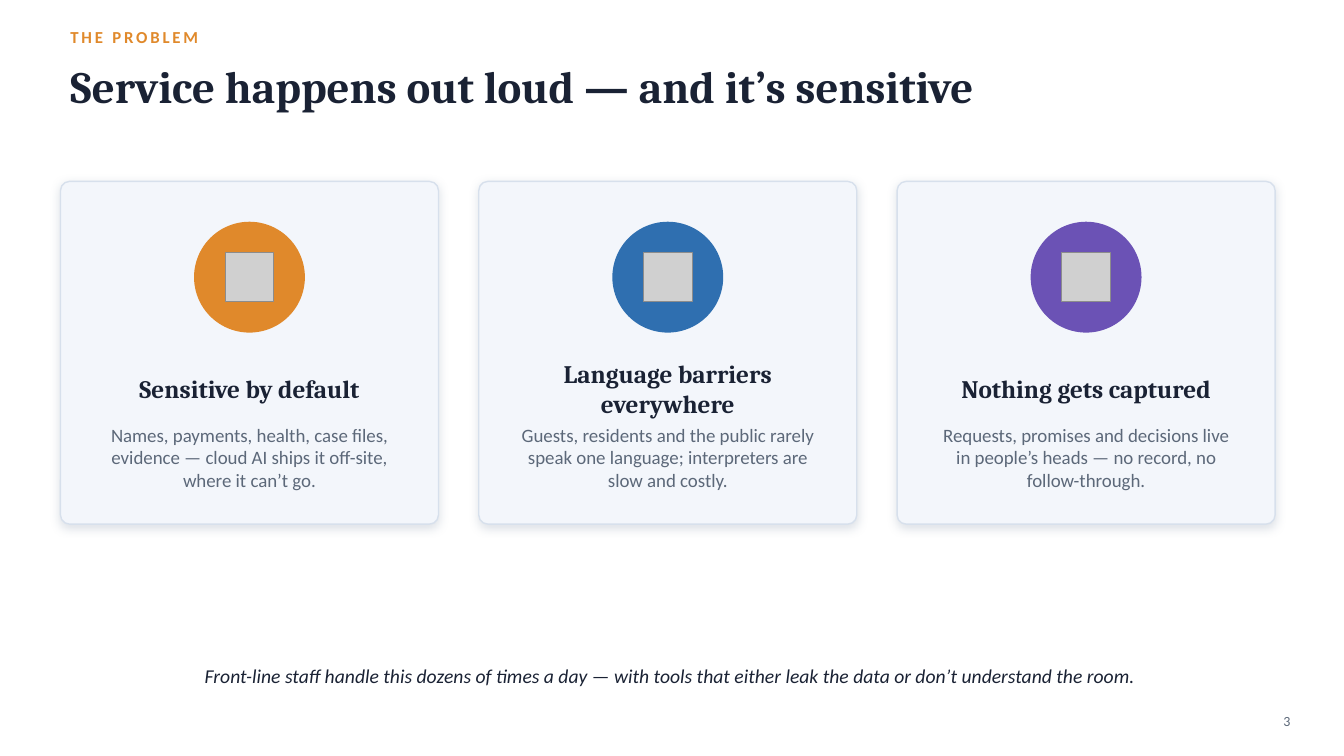
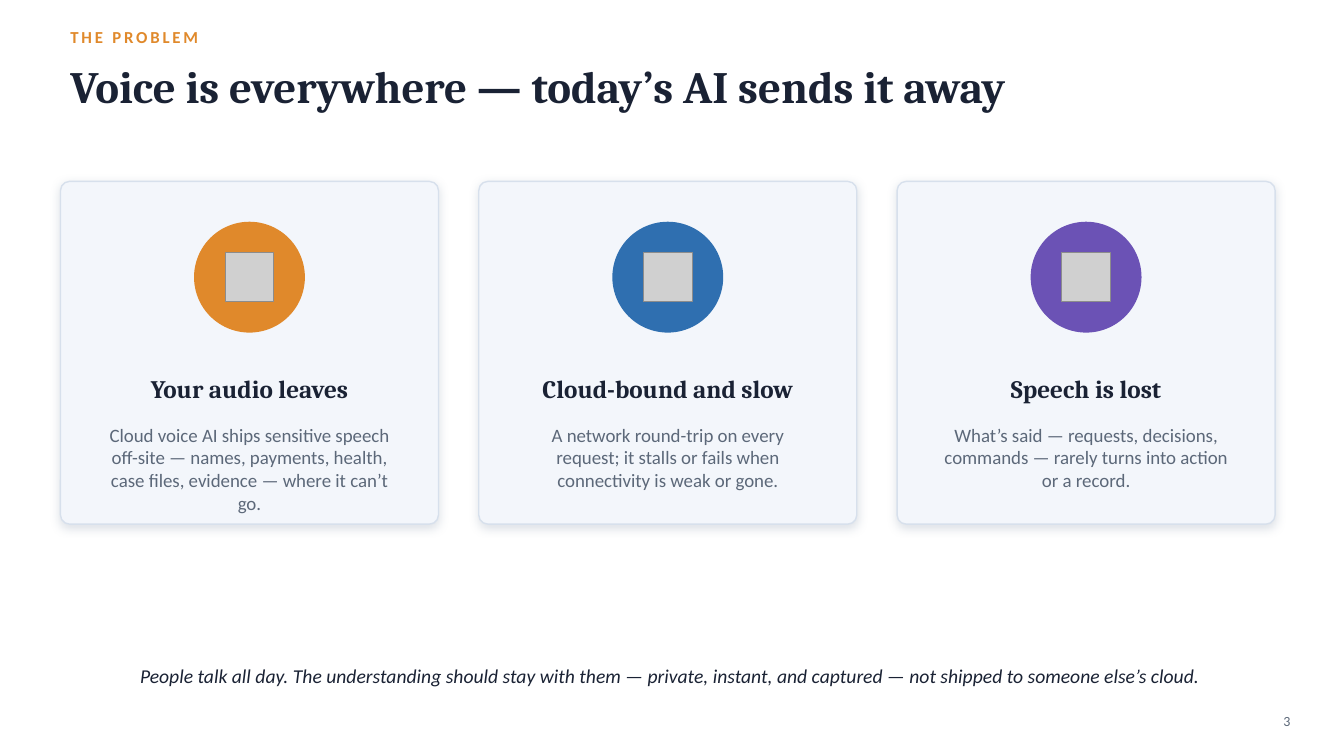
Before and after one commit to NaichuanZhang/LocoCisco, a slide deck: slide 3 of Presentation/LocoCisco_Presentation.pptx. Drawn at 1344x756 pixels with LibreOffice and Linux fonts; fonts in the diff are those of the drawing; grey boxes stand for pictures. Boxes give left, top, right and bottom in pixels: in the first picture for what was removed or moved away, otherwise in the second. Text is boxed around its words. In the diff, an @@ line names an element or a change of style, - is before the commit and + after.

```diff
--- a/Presentation/LocoCisco_Presentation.pptx
+++ b/Presentation/LocoCisco_Presentation.pptx
@@ text at (70,71,1005,113): text changed @@
-Service happens out loud — and it’s sensitive
+Voice is everywhere — today’s AI sends it away
@@ text at (151,380,348,398): text changed @@
-Sensitive by default
+Your audio leaves
@@ text at (542,380,792,399): text changed @@
-Language barriers everywhere
+Cloud-bound and slow
@@ text at (1011,380,1162,404): text changed @@
-Nothing gets captured
+Speech is lost
@@ text at (110,429,389,513): text changed @@
-Names, payments, health, case files, evidence — cloud AI ships it off-site, where it can’t go.
+Cloud voice AI ships sensitive speech off-site — names, payments, health, case files, evidence — where it can’t go.
@@ text at (552,429,784,490): text changed @@
-Guests, residents and the public rarely speak one language; interpreters are slow and costly.
+A network round-trip on every request; it stalls or fails when connectivity is weak or gone.
@@ text at (944,429,1227,487): text changed @@
-Requests, promises and decisions live in people’s heads — no record, no follow-through.
+What’s said — requests, decisions, commands — rarely turns into action or a record.
@@ text at (140,669,1199,687): text changed @@
-Front-line staff handle this dozens of times a day — with tools that either leak the data or don’t understand the room.
+People talk all day. The understanding should stay with them — private, instant, and captured — not shipped to someone else’s cloud.
```
Also in this commit, not shown: 4 other slides changed, 2 other files.
